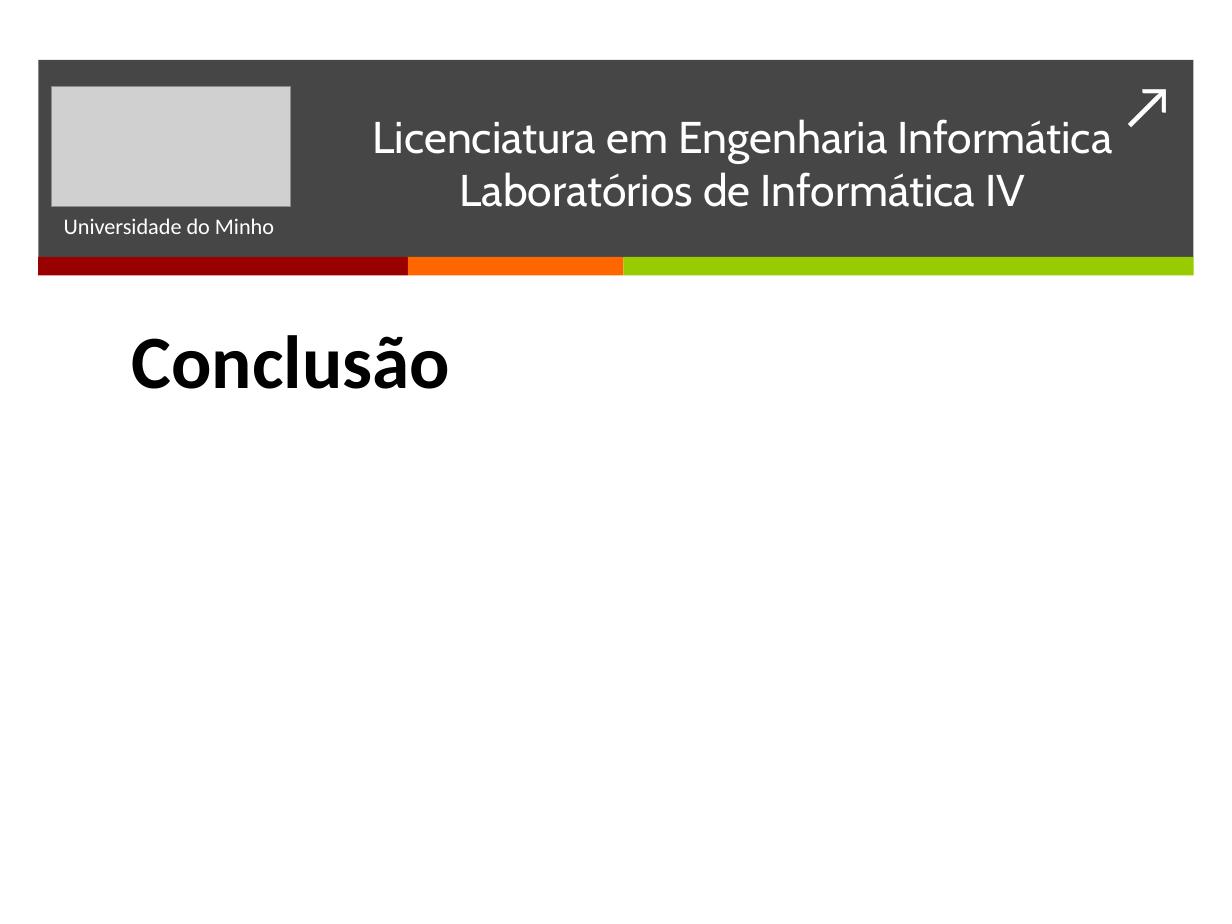
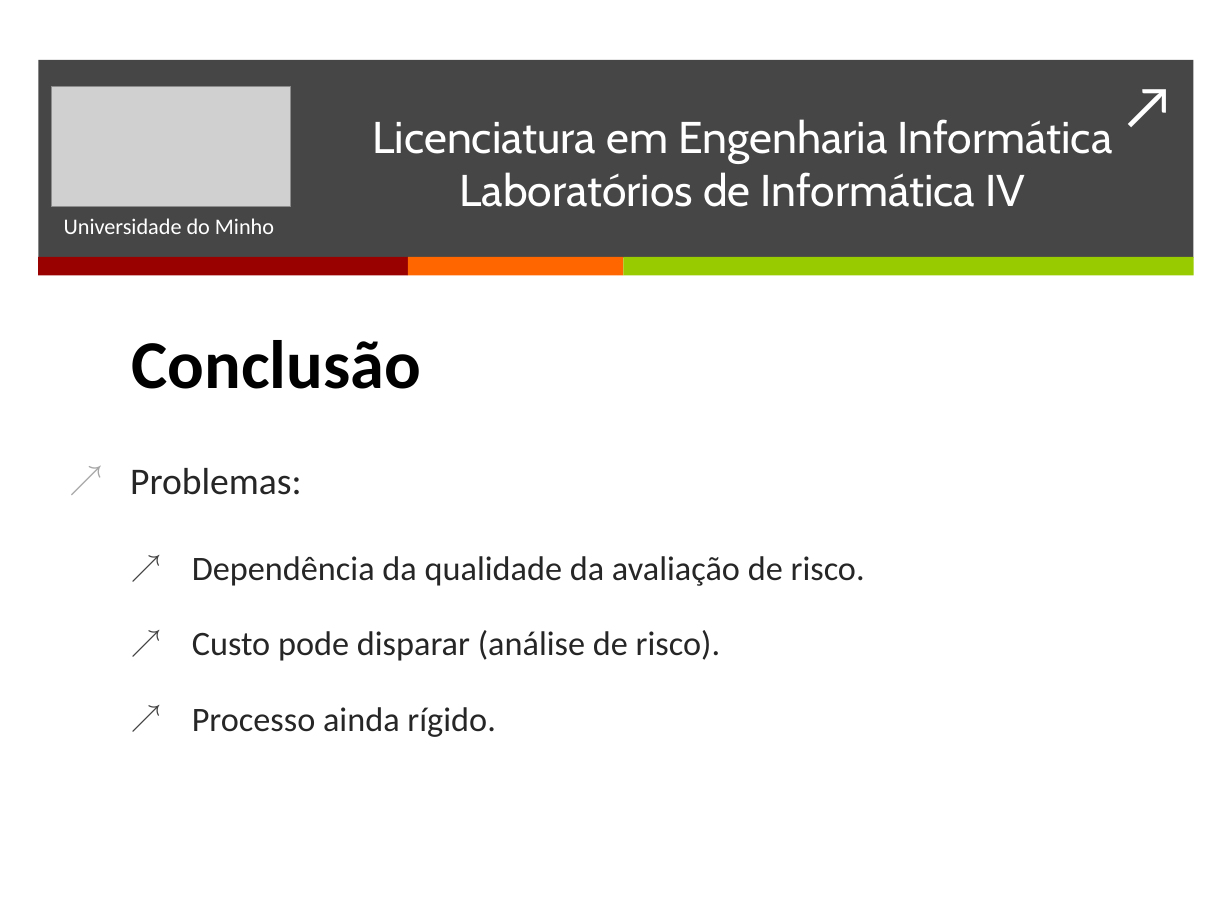
Before and after one commit to BrunoTorres/LI4, a slide deck: slide 7 of Apresentação/Apresentacao.pptx (slide 8 before the commit). Drawn at 1232x924 pixels with LibreOffice and Linux fonts; fonts in the diff are those of the drawing; grey boxes stand for pictures. Boxes give left, top, right and bottom in pixels: in the first picture for what was removed or moved away, otherwise in the second. Text is boxed around its words. In the diff, an @@ line names an element or a change of style, - is before the commit and + after.

```diff
--- a/Apresentação/Apresentacao.pptx
+++ b/Apresentação/Apresentacao.pptx
@@ text at (x1=132, y1=340, x2=421, y2=389): size 44 to 40 pt in "Conclusão" @@
@@ text at (x1=130, y1=468, x2=865, y2=737): paragraphs added @@
+↗ Problemas:
+  ↗ Dependência da qualidade da avaliação de risco.
+  ↗ Custo pode disparar (análise de risco).
+  ↗ Processo ainda rígido.
```
Also in this commit, not shown: 5 other slides changed.
